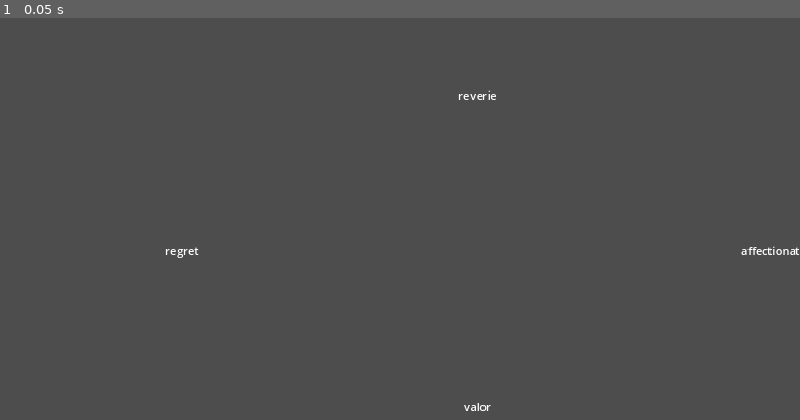
Above: before the commit, frame 1.
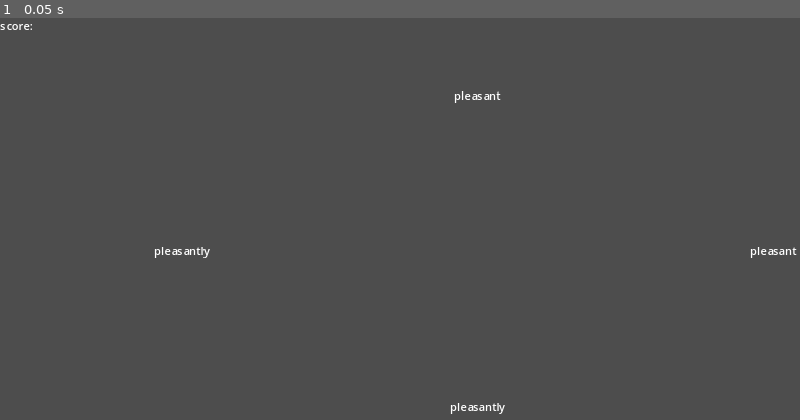
Above: after the commit, the same moment.

Repository: Bbubbee/GhostsInUs
Game: Godot game, scene res://scenes/main/poem_level/poem_level.tscn
Same seed, same stepped clock (60 frames per second), same inputs: the game is played once before the commit and once after it. Before the commit the project starts from res://scenes/main/poem level/poem_level.tscn.
Inputs:
- Up to frame 1 (0.05 s): no input

The runs differ from the first frame. In frame 1, 0.4% of the frame differs, in the area x 0-100%, y 1-99%.

Commit message:
add to basic poem level

Diff:
--- a/project.godot
+++ b/project.godot
@@ -11,12 +11,13 @@
 [application]
 
 config/name="GhostsInUs"
-run/main_scene="res://scenes/main/poem level/poem_level.tscn"
+run/main_scene="res://scenes/main/poem_level/poem_level.tscn"
 config/features=PackedStringArray("4.3", "Mobile")
 
 [autoload]
 
 Globals="*res://utils/globals.gd"
+Events="*res://utils/events.gd"
 
 [display]
 
@@ -37,6 +38,11 @@
 "events": [Object(InputEventKey,"resource_local_to_scene":false,"resource_name":"","device":-1,"window_id":0,"alt_press …(191 unchanged characters)…
 ]
 }
+enter_word={
+"deadzone": 0.5,
+"events": [Object(InputEventKey,"resource_local_to_scene":false,"resource_name":"","device":-1,"window_id":0,"alt_pressed":false,"shift_pressed":false,"ctrl_pressed":false,"meta_pressed":false,"pressed":false,"keycode":0,"physical_keycode":4194309,"key_label":0,"unicode":0,"location":0,"echo":false,"script":null)
+]
+}
 
 [rendering]
 
--- a/scenes/main/poem level/poem_level.tscn
+++ /dev/null
@@ -1,12 +0,0 @@
-[gd_scene load_steps=3 format=3 uid="uid://4rcqusat7c3u"]
-
-[ext_resource type="Script" path="res://word_generator.gd" id="1_hx0aj"]
-[ext_resource type="Script" path="res://scenes/main/poem level/poem_level.gd" id="1_ym3uf"]
-
-[node name="PoemLevel" type="Node2D"]
-script = ExtResource("1_ym3uf")
-
-[node name="WordGenerator" type="Node2D" parent="."]
-script = ExtResource("1_hx0aj")
-
-[node name="Words" type="Node2D" parent="."]
--- a/scenes/main/poem level/poem_level.gd
+++ b/scenes/main/poem_level/poem_level.gd
@@ -10,7 +10,10 @@
 var active_words: Array[Word] = []
 var index: int:
 	set(val):
-		if not active_words: return
+		# TEMP:
+		if not active_words:
+			index = 0
+			return
 
 		var longest_word: int = 0
 		for word in active_words:
@@ -20,6 +23,8 @@
 
 		index = min(val, longest_word-1)
 
+# The word the user has currently typed.
+var typed_word: String
 
 func _ready():
 
@@ -43,11 +48,13 @@
 
 
 func _unhandled_input(event: InputEvent) -> void:
-	if event is InputEventKey and event.is_pressed():
+	if event is InputEventKey and event.is_pressed() and not event.is_action_pressed("enter_word"):
+
 		var typed_event = event as InputEventKey
 		var key_typed = PackedByteArray([typed_event.unicode]).get_string_from_utf8()
 
-		# There are no active words.
+		## There are no active words.
+		#  Check if key matches any words on the screen.
 		if not active_words:
 			for word in words.get_children():
 				if key_typed == word.raw_text[0]:
@@ -57,8 +64,9 @@
 			# TEMP: Only go to next character if correct.
 			if active_words: index += 1
 
-
-		# There are active words.
+		## There are active words.
+		# See if the key matches the the current character in
+		# any active words.
 		else:
 			# This is a list of words to remove from the active words.
 			# Remove these words if the typed character isn't correct.
@@ -76,6 +84,38 @@
 				word.clear_text()
 				active_words.erase(word)
 
+			if active_words:
+				index += 1
+			else:
+				index = 0
+
+		# TODO: Temp way of clearing typed word if there are no active words.
+		if active_words:
+			typed_word += key_typed
+		else:
+			typed_word = ""
 
 
-			index += 1
+	## Enter is pressed.
+	## Check if any words have been completed. If so, increase score.
+	if event.is_action_pressed("enter_word"):
+		# TODO: Temp way of checking index+1 (the next character)
+		var new_index = index+1
+
+		# TODO: Temp way of clearing words (because a correct one was entered).
+		var clear_words: bool = false
+
+		# Check if any of the active words are complete (correct)
+		for word in active_words:
+			if word.is_correct(typed_word):
+				print("Correct!: " + word.raw_text)
+				Events.increase_score.emit()
+				clear_words = true
+
+		# Clear active words.
+		if clear_words:
+			index = 0
+			for word in active_words:
+				word.clear_text()
+			active_words = []
+			typed_word = ""
--- /dev/null
+++ b/scenes/main/poem_level/poem_level.tscn
@@ -0,0 +1,19 @@
+[gd_scene load_steps=4 format=3 uid="uid://4rcqusat7c3u"]
+
+[ext_resource type="Script" path="res://word_generator.gd" id="1_hx0aj"]
+[ext_resource type="Script" path="res://scenes/main/poem_level/poem_level.gd" id="1_ym3uf"]
+[ext_resource type="Script" path="res://scenes/main/poem_level/score_label.gd" id="3_o2k8d"]
+
+[node name="PoemLevel" type="Node2D"]
+script = ExtResource("1_ym3uf")
+
+[node name="WordGenerator" type="Node2D" parent="."]
+script = ExtResource("1_hx0aj")
+
+[node name="Words" type="Node2D" parent="."]
+
+[node name="ScoreLabel" type="Label" parent="."]
+offset_right = 40.0
+offset_bottom = 23.0
+text = "score: "
+script = ExtResource("3_o2k8d")
--- /dev/null
+++ b/scenes/main/poem_level/score_label.gd
@@ -0,0 +1,12 @@
+extends Label
+
+var score = 0
+
+# Called when the node enters the scene tree for the first time.
+func _ready() -> void:
+	Events.increase_score.connect(_on_increase_score)
+
+
+func _on_increase_score():
+	score += 1
+	text = "score: " + str(score)
--- a/scenes/word/word.gd
+++ b/scenes/word/word.gd
@@ -18,6 +18,15 @@
 	self.text = "[center]" + raw_text + "[/center]"
 
 
+func is_correct(string_to_check: String):
+	if string_to_check == raw_text: return true
+	return false
+
+
 func is_typed_correctly(key, index):
+	# TODO: Temp way of checking if word is completed.
+	# If the word is completed
+	if index >= raw_text.length(): return true
+
 	if key == raw_text[index]: return true
 	else: return false
--- a/utils/events.gd
+++ b/utils/events.gd
@@ -1,4 +1,4 @@
 extends Node
 
 
-signal create_dialogue_bubble()
+signal increase_score()
--- a/word_generator.gd
+++ b/word_generator.gd
@@ -2,38 +2,39 @@
 
 var words = {
 	"pleasant": Globals.traits.sweet,
-	"pretty": Globals.traits.sweet,
-	"pleased": Globals.traits.sweet,
-	"darling": Globals.traits.sweet,
-	"lovely": Globals.traits.sweet,
-	"charming": Globals.traits.sweet,
-	"adorable": Globals.traits.sweet,
-	"affectionate": Globals.traits.sweet,
-	"honeyed": Globals.traits.sweet,
-	"melodious": Globals.traits.sweet,
-	"gentle": Globals.traits.sweet,
+	"pleasantly": Globals.traits.sweet,
 
-	"bittersweet": Globals.traits.sour,
-	"melancholy": Globals.traits.sour,
-	"solitude": Globals.traits.sour,
-	"yearning": Globals.traits.sour,
-	"whispers": Globals.traits.sour,
-	"shadows": Globals.traits.sour,
-	"regret": Globals.traits.sour,
-	"fractures": Globals.traits.sour,
-	"storms": Globals.traits.sour,
-	"elegy": Globals.traits.sour,
-
-	"depth": Globals.traits.savory,
-	"warmth": Globals.traits.savory,
-	"wisdom": Globals.traits.savory,
-	"mystique": Globals.traits.savory,
-	"reverie": Globals.traits.savory,
-	"grit": Globals.traits.savory,
-	"ember": Globals.traits.savory,
-	"valor": Globals.traits.savory,
-	"legacy": Globals.traits.savory,
-	"rhythm": Globals.traits.savory
+	#"pretty": Globals.traits.sweet,
+	#"darling": Globals.traits.sweet,
+	#"lovely": Globals.traits.sweet,
+	#"charming": Globals.traits.sweet,
+	#"adorable": Globals.traits.sweet,
+	#"affectionate": Globals.traits.sweet,
+	#"honeyed": Globals.traits.sweet,
+	#"melodious": Globals.traits.sweet,
+	#"gentle": Globals.traits.sweet,
+	#
+	#"bittersweet": Globals.traits.sour,
+	#"melancholy": Globals.traits.sour,
+	#"solitude": Globals.traits.sour,
+	#"yearning": Globals.traits.sour,
+	#"whispers": Globals.traits.sour,
+	#"shadows": Globals.traits.sour,
+	#"regret": Globals.traits.sour,
+	#"fractures": Globals.traits.sour,
+	#"storms": Globals.traits.sour,
+	#"elegy": Globals.traits.sour,
+	#
+	#"depth": Globals.traits.savory,
+	#"warmth": Globals.traits.savory,
+	#"wisdom": Globals.traits.savory,
+	#"mystique": Globals.traits.savory,
+	#"reverie": Globals.traits.savory,
+	#"grit": Globals.traits.savory,
+	#"ember": Globals.traits.savory,
+	#"valor": Globals.traits.savory,
+	#"legacy": Globals.traits.savory,
+	#"rhythm": Globals.traits.savory
 }
 
 
Not shown, added: scenes/main/poem_level/poe29FF.tmp
Not shown, added: scenes/main/poem_level/poe3B1C.tmp
